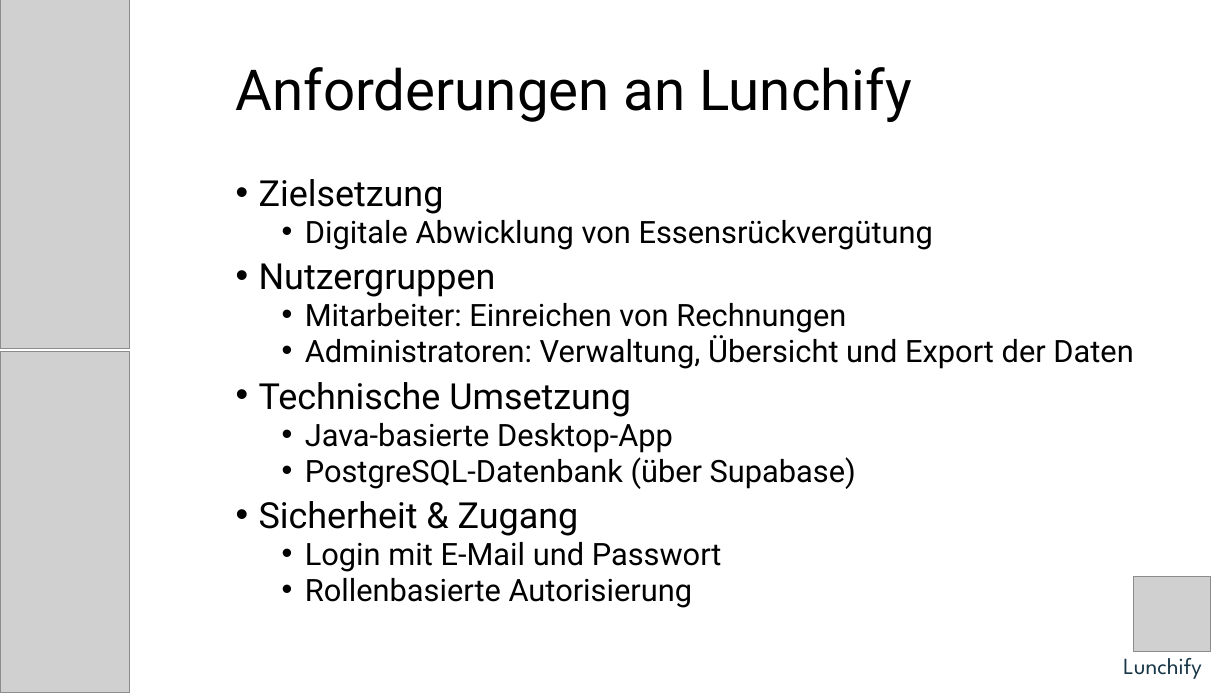
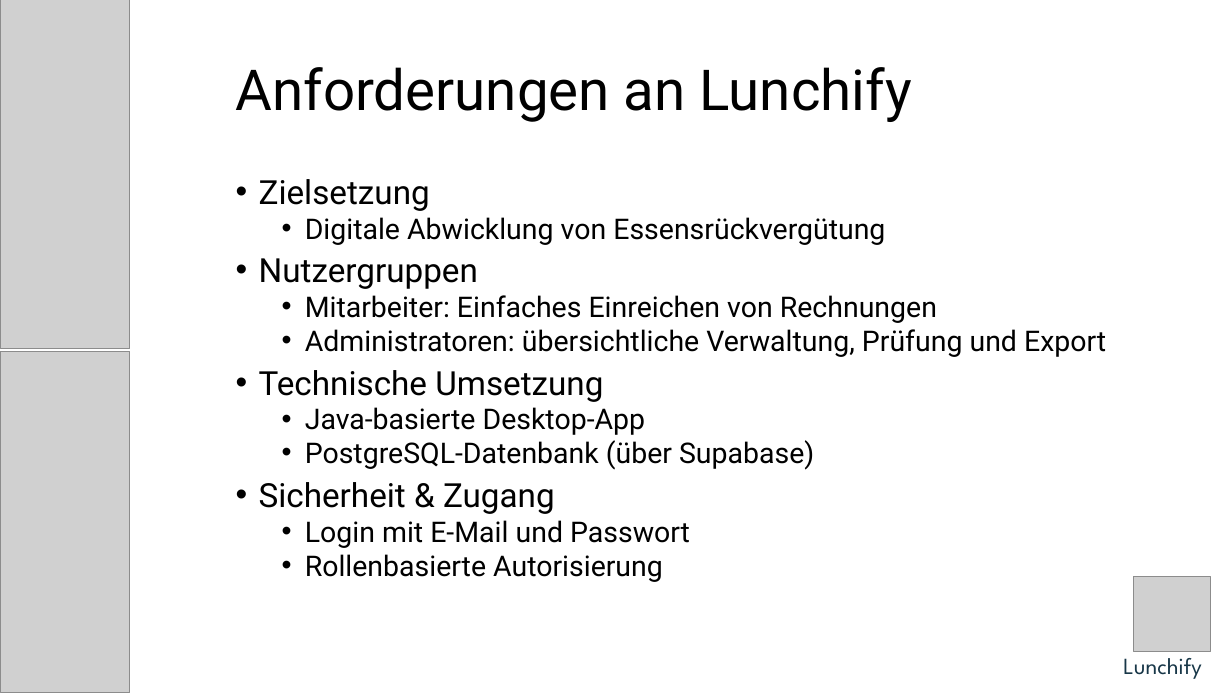
Before and after one commit to jku-win-se/teaching-2025.ss.prse.braeuer.team1, a slide deck: slide 2 of docs/ReleaseV1_0_0.pptx. Drawn at 1232x693 pixels with LibreOffice and Linux fonts; fonts in the diff are those of the drawing; grey boxes stand for pictures. Boxes give left, top, right and bottom in pixels: in the first picture for what was removed or moved away, otherwise in the second. Text is boxed around its words. In the diff, an @@ line names an element or a change of style, - is before the commit and + after.

```diff
--- a/docs/ReleaseV1_0_0.pptx
+++ b/docs/ReleaseV1_0_0.pptx
@@ text at (x1=259, y1=179, x2=885, y2=582): size 28 to 25.9 pt in "Zielsetzung", "Nutzergruppen", "Technische Umsetzung", "Sicherheit & Zugang"; size 24 to 22.2 pt in "Digitale Abwicklung von Essensrückvergütung", "Java-basierte Desktop-App", "PostgreSQL-Datenbank (über Supabase)", "Login mit E-Mail und Passwort" and 1 more places @@
@@ text at (x1=305, y1=295, x2=1106, y2=357): text changed; size 24 to 22.2 pt @@
-  • Mitarbeiter: Einreichen von Rechnungen
-  • Administratoren: Verwaltung, Übersicht und Export der Daten
+  • Mitarbeiter: Einfaches Einreichen von Rechnungen
+  • Administratoren: übersichtliche Verwaltung, Prüfung und Export
```
Also in this commit, not shown: 2 other slides changed, 1 slide added.
